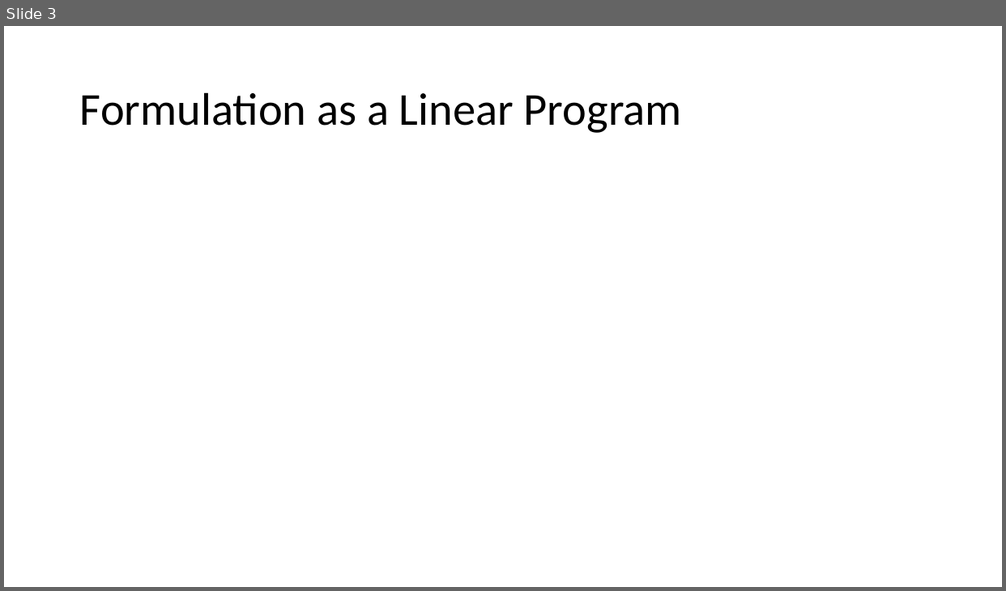
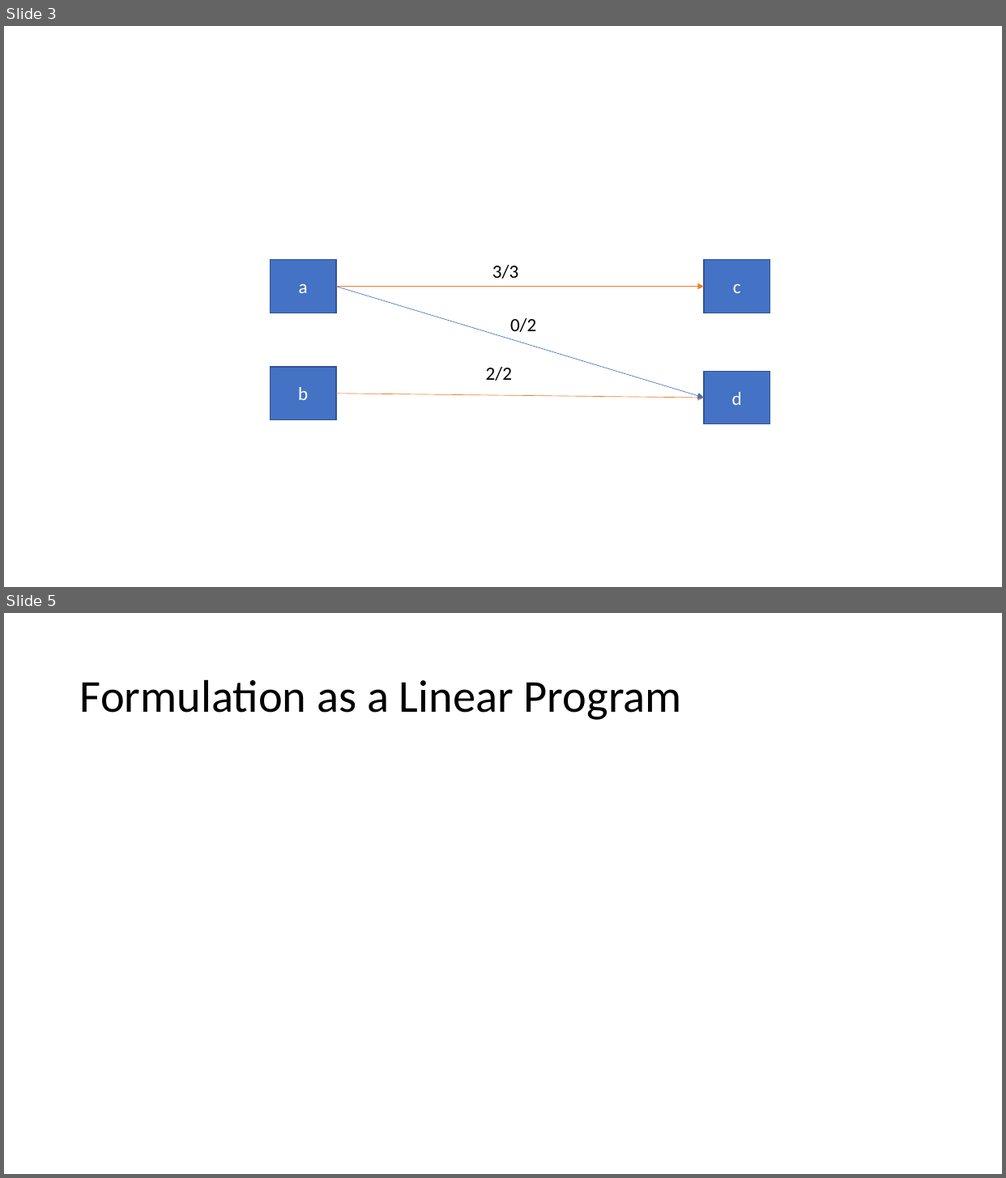
Before and after one commit to Speedphil544/Vortrag, a slide deck: MCFP.pptx. Shown one above the other, each under a label of ours: slide 3 before the commit, slides 3 and 5 after it; the slides between them are not shown. The pictures are 1006x591 and 1006x1178 pixels, drawn with LibreOffice and Linux fonts; fonts in the diff are those of the drawing; grey boxes stand for pictures. Boxes give left, top, right and bottom in pixels: in the first picture for what was removed or moved away, otherwise in the second. Text is boxed around its words. In the diff, an @@ line names an element or a change of style, - is before the commit and + after.

```diff
--- a/MCFP.pptx
+++ b/MCFP.pptx
@@ slide 3 added at [4,26,1002,587], background #FFFFFF @@
@@ rectangle added at [270,260,335,314], fill #4472C4, outline #325491 1 pt, 18 pt, text #FFFFFF @@
+a
@@ text added at [492,265,518,279], 18 pt, text #000000 @@
+3/3
@@ rectangle added at [704,260,769,314], fill #4472C4, outline #325491 1 pt, 18 pt, text #FFFFFF @@
+c
@@ arrow added from (336, 287) to (704, 287), #ED7D31 0.5 pt @@
@@ arrow added from (336, 287) to (704, 398), #4472C4 0.5 pt @@
@@ text added at [510,318,536,332], 18 pt, text #000000 @@
+0/2
@@ rectangle added at [270,367,335,420], fill #4472C4, outline #325491 1 pt, 18 pt, text #FFFFFF @@
+b
@@ text added at [486,367,512,381], 18 pt, text #000000 @@
+2/2
@@ rectangle added at [704,371,769,425], fill #4472C4, outline #325491 1 pt, 18 pt, text #FFFFFF @@
+d
@@ arrow added from (336, 394) to (704, 398), #ED7D31 0.5 pt @@
@@ what was slide 3 is now slide 5 @@
```
Also in this commit, not shown: 1 slide changed, 8 other slides added, 1 slide removed.
